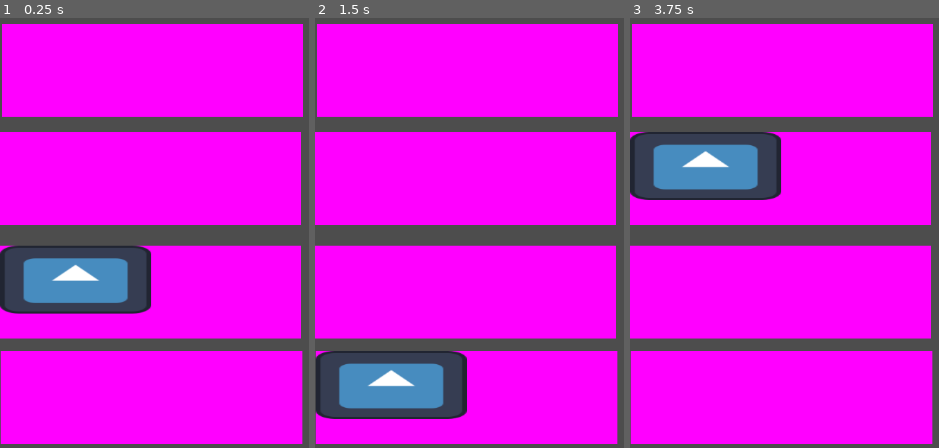
Above: before the commit, frames 1-3 (left to right).
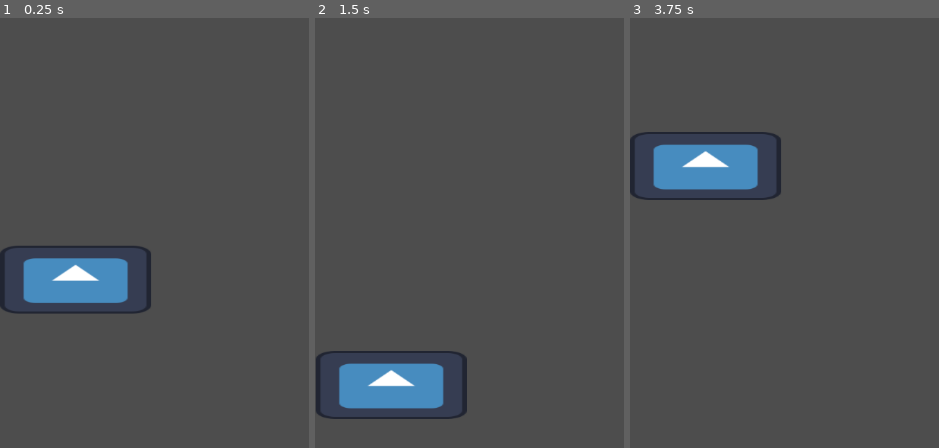
Above: after the commit, the same moments.

Repository: JoshuaLouviere/GMTK-Game-Jam-2024
Game: Godot game, scene res://Scenes/playercar.tscn
Same seed, same stepped clock (60 frames per second), same inputs: the game is played once before the commit and once after it. The engine's default icon, where the game draws it, is replaced by a stand-in: a white triangle on a blue panel in a dark square.
Inputs:
- Up to frame 1 (0.25 s): no input
- Up to frame 2 (1.5 s): tap Enter (ui_accept) at 0.5, 0.77, 1.25 s; hold Right (ui_right) 0.53-1.28 s; hold Down (ui_down) from 1.28 s (still down)
- Up to frame 3 (3.75 s): tap Enter (ui_accept) at 1.52, 2, 2.75, 3.02, 3.5 s; release Down (ui_down) at 2.03 s; hold Right (ui_right) 2.03-2.78 s; hold Up (ui_up) 2.78-3.53 s; hold Left (ui_left) from 3.53 s (still down)

The runs differ from the first frame. In frame 1, 77% of the frame differs, in the area x 0-99%, y 1-100%; in frame 2, 77%; in frame 3, 77%.

Commit message:
test combination scene

Diff:
--- a/gmtk_2024/Scenes/playercar.tscn
+++ b/gmtk_2024/Scenes/playercar.tscn
@@ -12,6 +12,7 @@
 [node name="Playercar" type="Node2D"]
 
 [node name="LaneOne" type="Node2D" parent="."]
+visible = false
 position = Vector2(3, 36)
 
 [node name="Sprite2D" type="Sprite2D" parent="LaneOne"]
@@ -20,6 +21,7 @@
 centered = false
 
 [node name="LaneTwo" type="Node2D" parent="."]
+visible = false
 position = Vector2(0, 192)
 
 [node name="Sprite2D" type="Sprite2D" parent="LaneTwo"]
@@ -28,6 +30,7 @@
 centered = false
 
 [node name="LaneThree" type="Node2D" parent="."]
+visible = false
 position = Vector2(0, 356)
 
 [node name="Sprite2D" type="Sprite2D" parent="LaneThree"]
@@ -36,6 +39,7 @@
 centered = false
 
 [node name="LaneFour" type="Node2D" parent="."]
+visible = false
 position = Vector2(1, 508)
 
 [node name="Sprite2D" type="Sprite2D" parent="LaneFour"]
--- /dev/null
+++ b/gmtk_2024/Scenes/test.tscn
@@ -0,0 +1,10 @@
+[gd_scene load_steps=3 format=3 uid="uid://dhvohxldivdmw"]
+
+[ext_resource type="PackedScene" uid="uid://c70lfuowgpsjs" path="res://Scenes/roads.tscn" id="1_kqwtw"]
+[ext_resource type="PackedScene" uid="uid://bdjwhqute73cl" path="res://Scenes/playercar.tscn" id="2_u23qv"]
+
+[node name="test" type="Node2D"]
+
+[node name="Roads" parent="." instance=ExtResource("1_kqwtw")]
+
+[node name="Playercar" parent="." instance=ExtResource("2_u23qv")]
